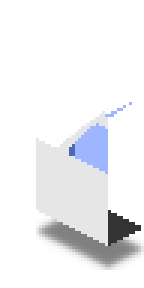
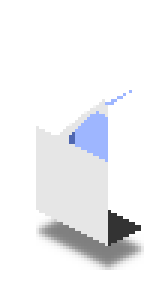
Layers edited between the first and the second (144, 288) image:
renamed "Roof copy #1" to "Roof", painted on it over (105, 90, 132, 114)
renamed "Beam copy" to "Beam", painted on it over (57, 99, 108, 153)
painted on "Glass" over (69, 90, 132, 174)
renamed "Cover copy" to "Cover", painted on it over (39, 108, 93, 150)
renamed "Side copy" to "Side", painted on it over (36, 126, 108, 174)
renamed "Front copy" to "Front", painted on it over (36, 123, 75, 156)
